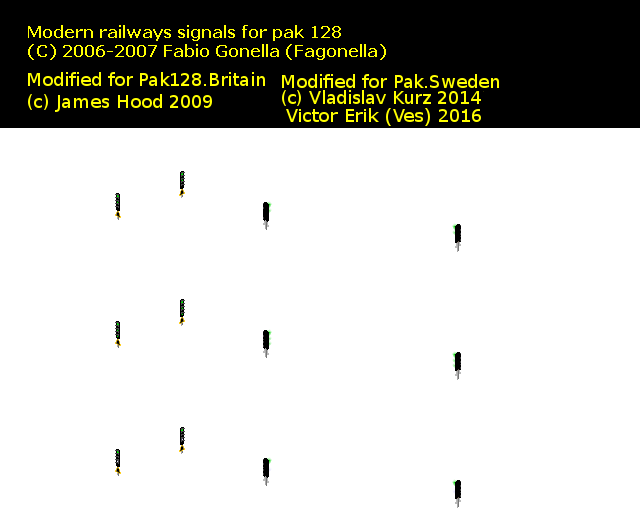
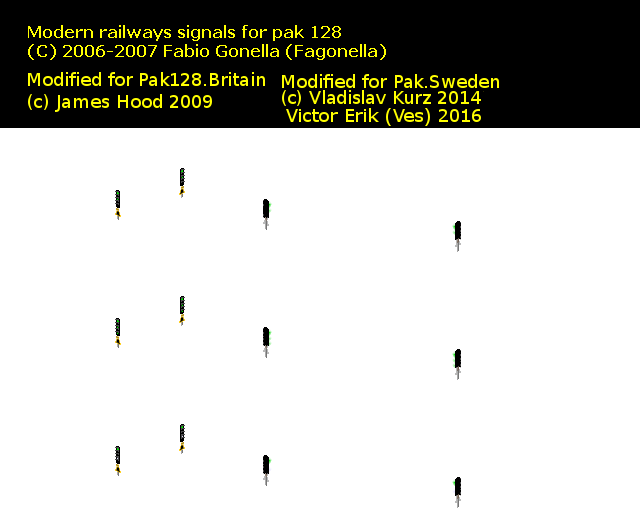
Two versions of the same layered image (640 × 512). Layer-by-layer changes:
added layer "Skylt" above "ATC" over [116, 186, 457, 498]
painted on "ATC" over [115, 188, 461, 504]
painted on "Blink" over [117, 176, 183, 462]
painted on "signals_1.png" over [115, 168, 461, 504]
